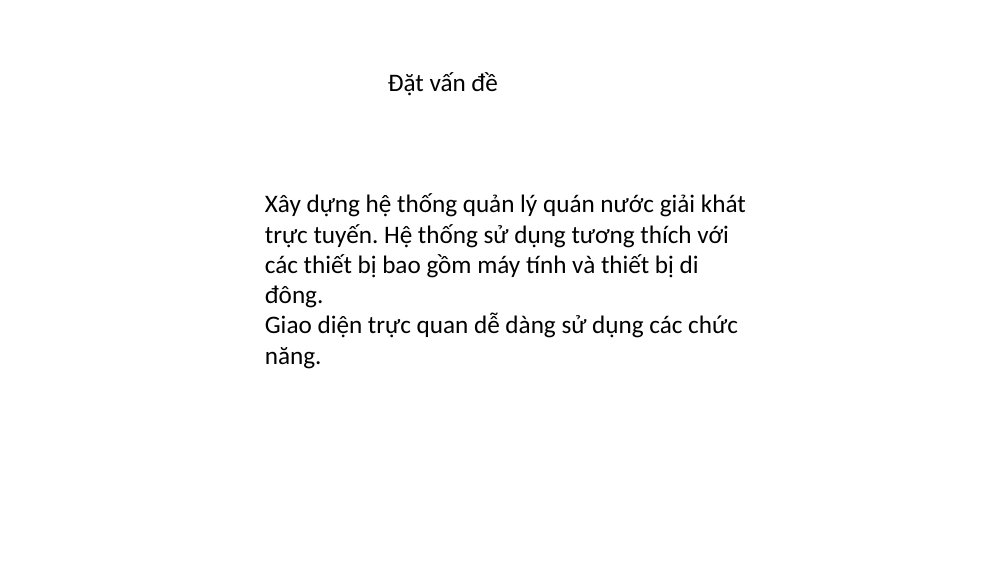
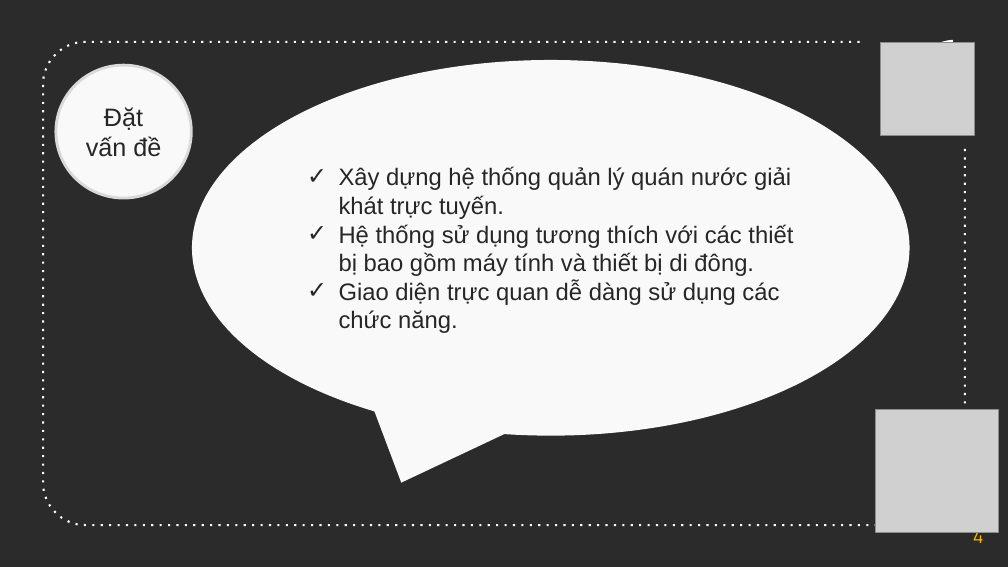
Before and after one commit to datduong97/Congnghephanmem, a slide deck: slide 4 of bccnpm2.pptx. Drawn at 1008x567 pixels with LibreOffice and Linux fonts; fonts in the diff are those of the drawing; grey boxes stand for pictures; background and template pictures are left out; a plain dark background stands for a picture behind light text. Boxes give left, top, right and bottom in pixels: in the first picture for what was removed or moved away, otherwise in the second. Text is boxed around its words. In the diff, an @@ line names an element or a change of style, - is before the commit and + after.

Commit message:
up slide

```diff
--- a/bccnpm2.pptx
+++ b/bccnpm2.pptx
@@ background #FFFFFF to picture (left out) @@
@@ freeform shape added at (43, 42, 966, 525), outline #FFFFFF 1.5 pt dashed @@
@@ picture added at (881, 42, 975, 136) @@
@@ freeform shape added at (895, 42, 959, 108), fill #FFFFFF @@
@@ freeform shape added at (931, 39, 954, 56), fill #FFFFFF @@
@@ ellipse "Đặt vấn đề": place and size @@
-ellipse "Đặt vấn đề" at (388, 72, 497, 96)
+ellipse "Đặt vấn đề" at (55, 66, 191, 199)
@@ ellipse "Đặt vấn đề" at (55, 66, 191, 199): font Calibri to Arial, text colour #000000 to #262626; alignment left to centre; vertical alignment top to middle; fill none to #F9F9F9; outline none to #D9D9D9 2 pt @@
@@ speech bubble "Xây dựng hệ thống quản ...": place and size @@
-speech bubble "Xây dựng hệ thống quản ..." at (265, 193, 746, 369)
+speech bubble "Xây dựng hệ thống quản ..." at (193, 60, 910, 436)
@@ speech bubble "Xây dựng hệ thống quản ..." at (193, 60, 910, 436): vertical alignment top to middle; fill none to #F9F9F9 @@
@@ text in speech bubble at (339, 166, 793, 276): text changed; size 18 to 17 pt; font Calibri to Arial; text colour #000000 to #262626 @@
-Xây dựng hệ thống quản lý quán nước giải khát trực tuyến. Hệ thống sử dụng tương thích với các thiết bị bao gồm máy tính và thiết bị di đông.
+✓ Xây dựng hệ thống quản lý quán nước giải khát trực tuyến.
+✓ Hệ thống sử dụng tương thích với các thiết bị bao gồm máy tính và thiết bị di đông.
@@ text in speech bubble at (339, 281, 779, 333): size 18 to 17 pt, font Calibri to Arial, text colour #000000 to #262626 in "Giao diện trực quan dễ dàng sử ..."; bullet none to ✓ @@
@@ picture added at (875, 409, 998, 532) @@
@@ page number added at (973, 526, 984, 543), 13 pt, text #FFB600 @@
+4
```
Also in this commit, not shown: 6 other slides changed, 4 slides added, 2 slides removed, 1 other file.
